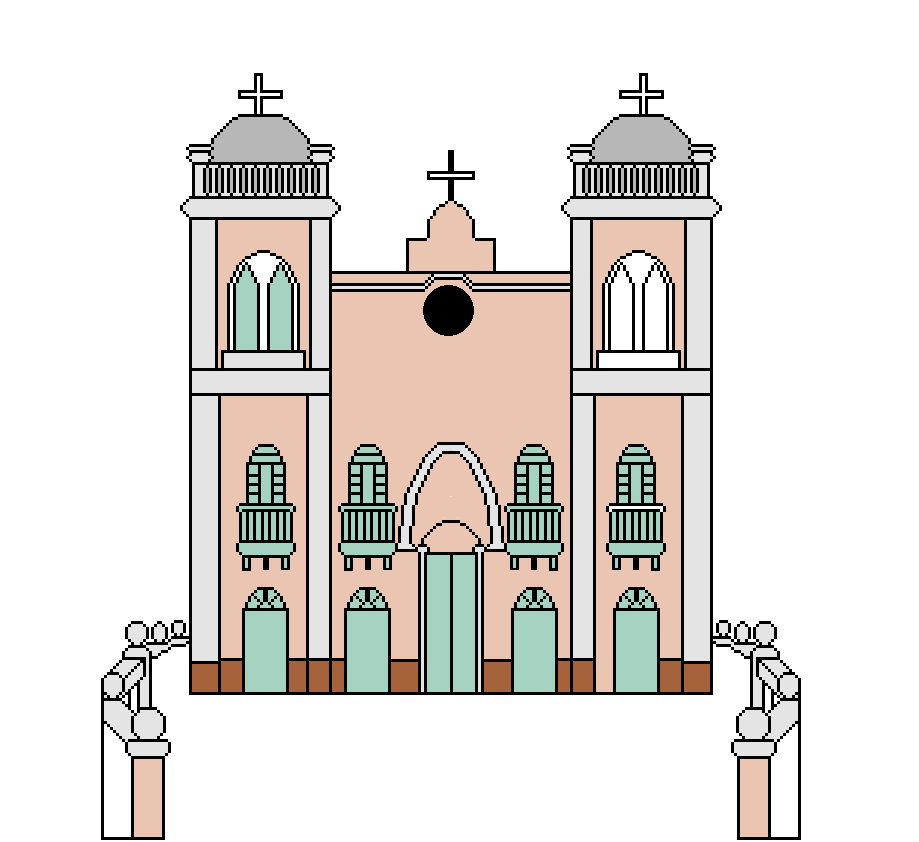
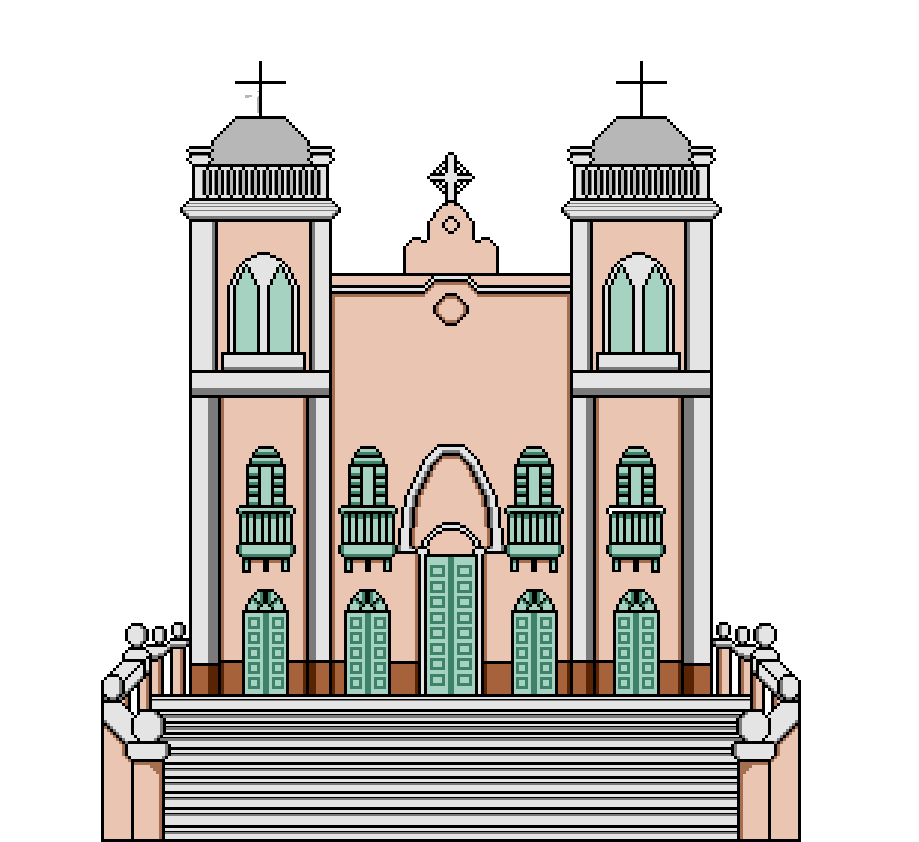
Layers edited between the first and the second (919, 842) image:
painted on "Camada" over (101, 61, 801, 842)
